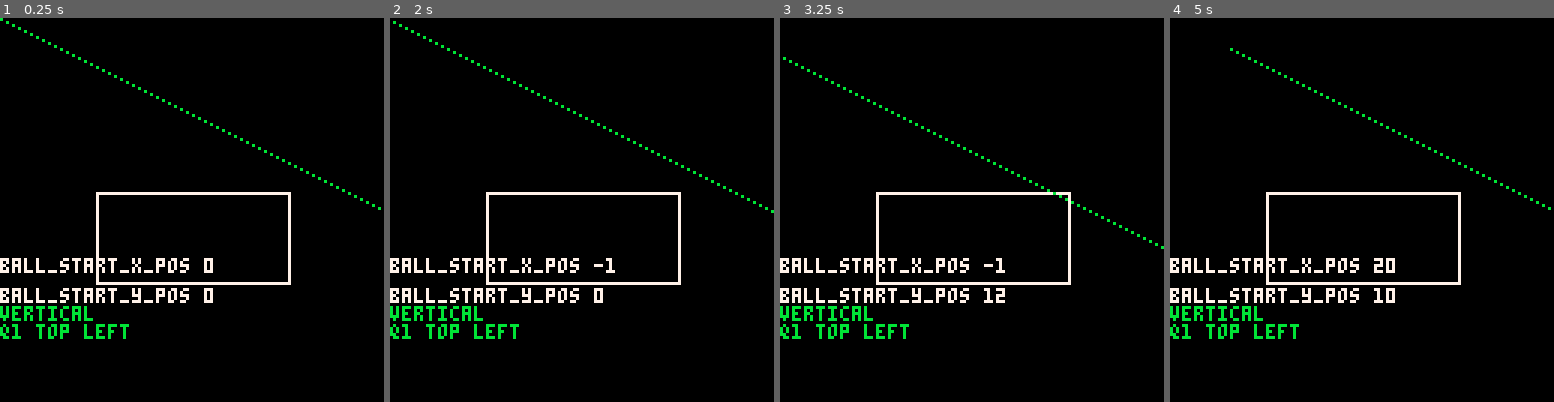
Above: before the commit, frames 1-4 (left to right).
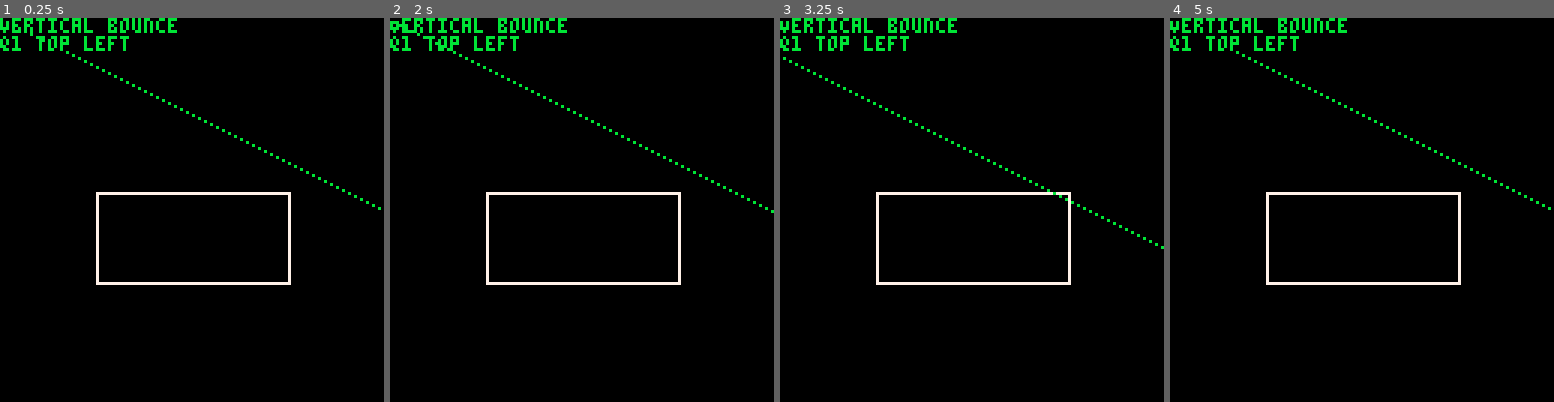
Above: after the commit, the same moments.

Repository: Mackeriah/Breakout-tutorial
Game: PICO-8 cartridge breakout/collision.p8
The game is run twice, just before and just after one commit, with the same random seed, the same clock (stepped at 60 frames per second) and the same inputs.
Inputs:
- Up to frame 1 (0.25 s): no input
- Up to frame 2 (2 s): hold Left from 1.97 s (still down)
- Up to frame 3 (3.25 s): release Left at 2.37 s; hold Down 2.42-2.82 s; hold Right from 2.87 s (still down)
- Up to frame 4 (5 s): release Right at 3.53 s; hold Up 3.58-4.08 s; hold Right 4.13-4.53 s; hold Down from 4.58 s (still down)

The runs differ from the first frame. In frame 1, 3.9% of the frame differs, in the area x 0-56%, y 0-84%; in frame 2, 3.9%; in frame 3, 3.9%; in frame 4, 4.0%, in the area x 0-59%, y 0-84%.

Commit message:
Update collision.p8
finished renaming and tidying variables

Diff:
--- a/breakout/collision.p8
+++ b/breakout/collision.p8
@@ -41,8 +41,8 @@
  cls()
  -- draw the box
  rect(box_x, box_y, box_x+box_w, box_y+box_h, 7)
- print('ball_start_x_pos '..ball_start_x_pos, 0, 80, 7)
- print('ball_start_y_pos '..ball_start_y_pos, 0, 90, 7)
+ --print('ball_start_x_pos '..ball_start_x_pos, 0, 80, 7)
+ --print('ball_start_y_pos '..ball_start_y_pos, 0, 90, 7)
 
  -- create local versions of ball position (needed for drawing for some reason)
  local local_ball_start_x_pos, local_ball_start_y_pos = ball_start_x_pos, ball_start_y_pos
@@ -56,60 +56,60 @@
   -- ...either end of line moves off the screen
  until local_ball_start_x_pos<0 or local_ball_start_x_pos>128 or local_ball_start_y_pos < 0 or local_ball_start_y_pos > 128
 
- if deflx_ballbox(ball_start_x_pos,ball_start_y_pos,ball_horizontal_movement,ball_vertical_movement,box_x,box_y,box_w,box_h) then
-  print("horizontal")
- else
-  print("vertical")
+ if deflx_ballbox(ball_start_x_pos,ball_start_y_pos,ball_horizontal_movement,ball_vertical_movement,box_x,box_y,box_w,box_h) == true then
+  print("Horizontal bounce")
+ elseif deflx_ballbox(ball_start_x_pos,ball_start_y_pos,ball_horizontal_movement,ball_vertical_movement,box_x,box_y,box_w,box_h) == false then
+  print("Vertical bounce")
  end
  print(debug1)
 end
 
-function deflx_ballbox(ball_start_x_pos,by,bdx,bdy,tx,ty,tw,th)
+function deflx_ballbox(ball_start_x_pos,ball_start_y_pos,ball_horizontal_movement,ball_vertical_movement,box_x,box_y,box_w,box_h)
  -- calculate whether to deflect ball horizontally or vertically
 
   -- if ball moving perfectly vertically exit function
- if bdx == 0 then
+ if ball_horizontal_movement == 0 then
   return false
  -- if ball moving perfectly horizontally exit function
- elseif bdy == 0 then
+ elseif ball_vertical_movement == 0 then
   return true
  else -- if it's neither of those cases, it MUST be moving diagonally
   -- calculate slope
-  local slp = bdy / bdx
+  local slope = ball_vertical_movement / ball_horizontal_movement
   local cx, cy
   -- check variants
-  if slp > 0 and bdx > 0 then
+  if slope > 0 and ball_horizontal_movement > 0 then
    -- moving down right
    debug1="q1 top left"
-   cx = tx-ball_start_x_pos
-   cy = ty-by
+   cx = box_x - ball_start_x_pos
+   cy = box_y - ball_start_y_pos
    if cx<=0 then
     return false
-   elseif cy/cx < slp then
+   elseif cy / cx < slope then
     return true
    else
     return false
    end
-  elseif slp < 0 and bdx > 0 then
+  elseif slope < 0 and ball_horizontal_movement > 0 then
    debug1="q2 bottom left"
    -- moving up right
-   cx = tx-ball_start_x_pos
-   cy = ty+th-by
-   if cx<=0 then
+   cx = box_x - ball_start_x_pos
+   cy = box_y + box_h-ball_start_y_pos
+   if cx <= 0 then
     return false
-   elseif cy/cx < slp then
+   elseif cy / cx < slope then
     return false
    else
     return true
    end
-  elseif slp > 0 and bdx < 0 then
+  elseif slope > 0 and ball_horizontal_movement < 0 then
    debug1="q3 bottom right"
    -- moving left up
-   cx = tx+tw-ball_start_x_pos
-   cy = ty+th-by
-   if cx>=0 then
+   cx = box_x + box_w-ball_start_x_pos
+   cy = box_y + box_h-ball_start_y_pos
+   if cx >= 0 then
     return false
-   elseif cy/cx > slp then
+   elseif cy / cx > slope then
     return false
    else
     return true
@@ -117,11 +117,11 @@
   else
    -- moving left down
    debug1="q4 top right"
-   cx = tx+tw-ball_start_x_pos
-   cy = ty-by
-   if cx>=0 then
+   cx = box_x + box_w-ball_start_x_pos
+   cy = box_y - ball_start_y_pos
+   if cx >= 0 then
     return false
-   elseif cy/cx < slp then
+   elseif cy / cx < slope then
     return false
    else
     return true
